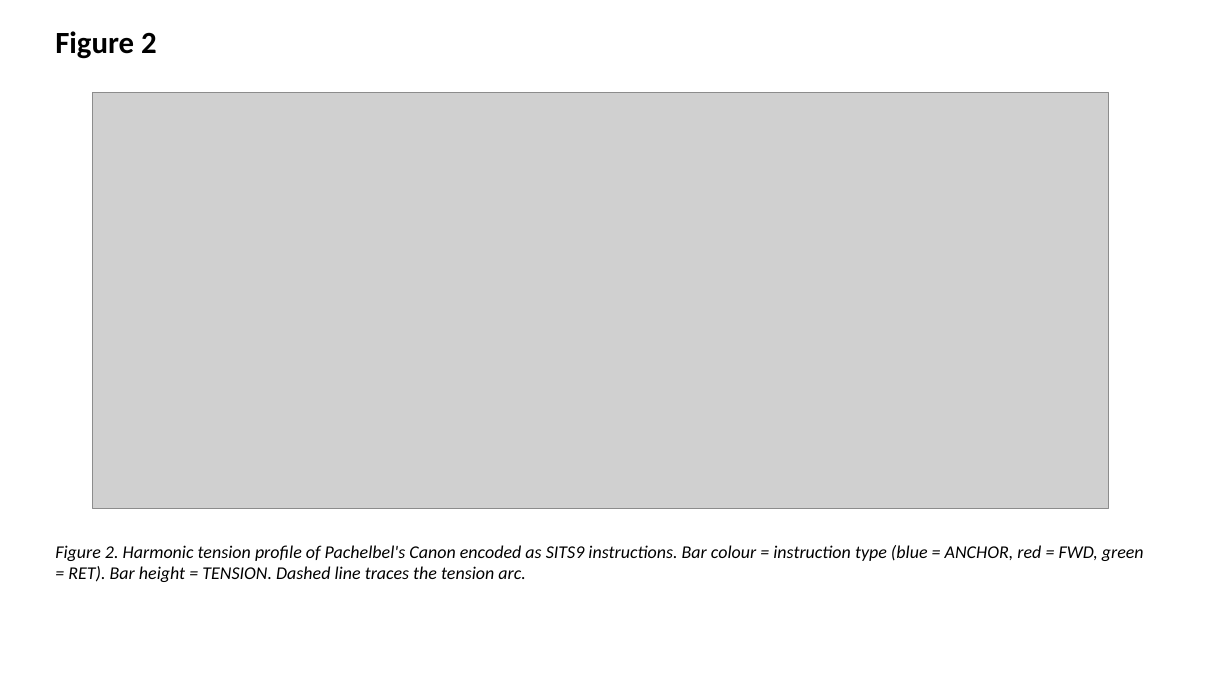
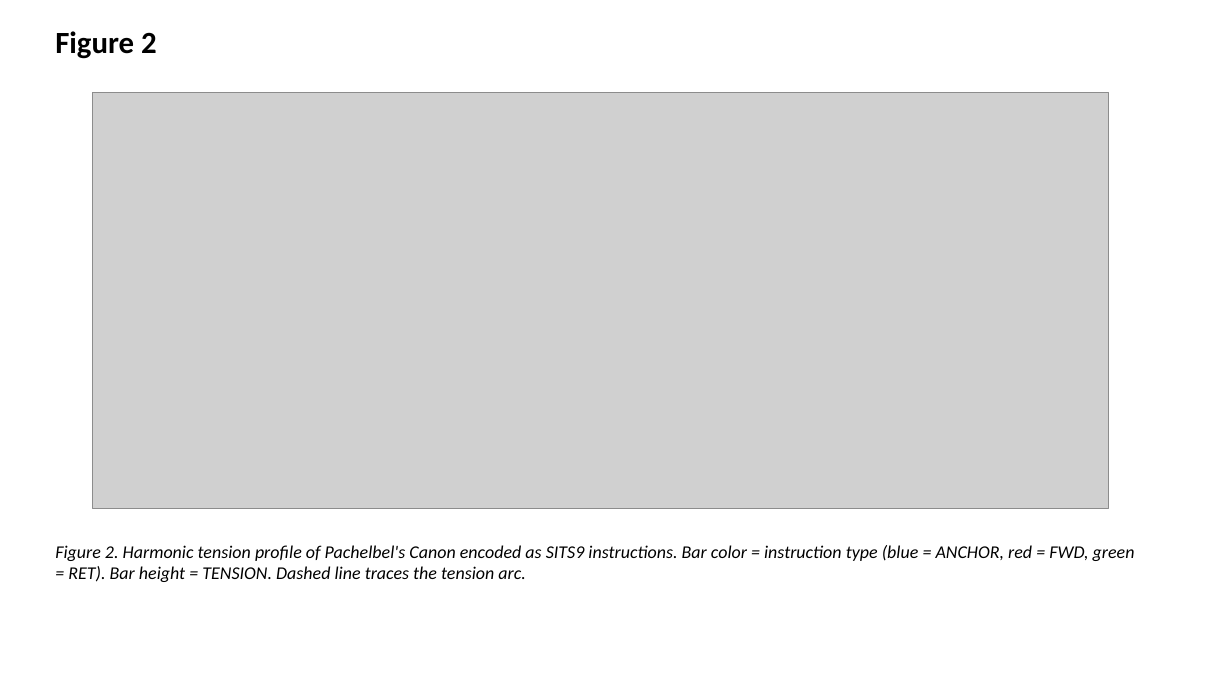
Before and after one commit to bougtoir/sits9, a slide deck: slide 2 of output/sits9_figures.pptx. Drawn at 1232x693 pixels with LibreOffice and Linux fonts; fonts in the diff are those of the drawing; grey boxes stand for pictures. Boxes give left, top, right and bottom in pixels: in the first picture for what was removed or moved away, otherwise in the second. Text is boxed around its words. In the diff, an @@ line names an element or a change of style, - is before the commit and + after.

```diff
--- a/output/sits9_figures.pptx
+++ b/output/sits9_figures.pptx
@@ text at bbox=[55, 545, 1135, 582]: text changed @@
-Figure 2. Harmonic tension profile of Pachelbel's Canon encoded as SITS9 instructions. Bar colour = instruction type (blue = ANCHOR, red = FWD, green = RET). Bar height = TENSION. Dashed line traces the tension arc.
+Figure 2. Harmonic tension profile of Pachelbel's Canon encoded as SITS9 instructions. Bar color = instruction type (blue = ANCHOR, red = FWD, green = RET). Bar height = TENSION. Dashed line traces the tension arc.
```
Also in this commit, not shown: 1 other slide changed, 4 other files.
